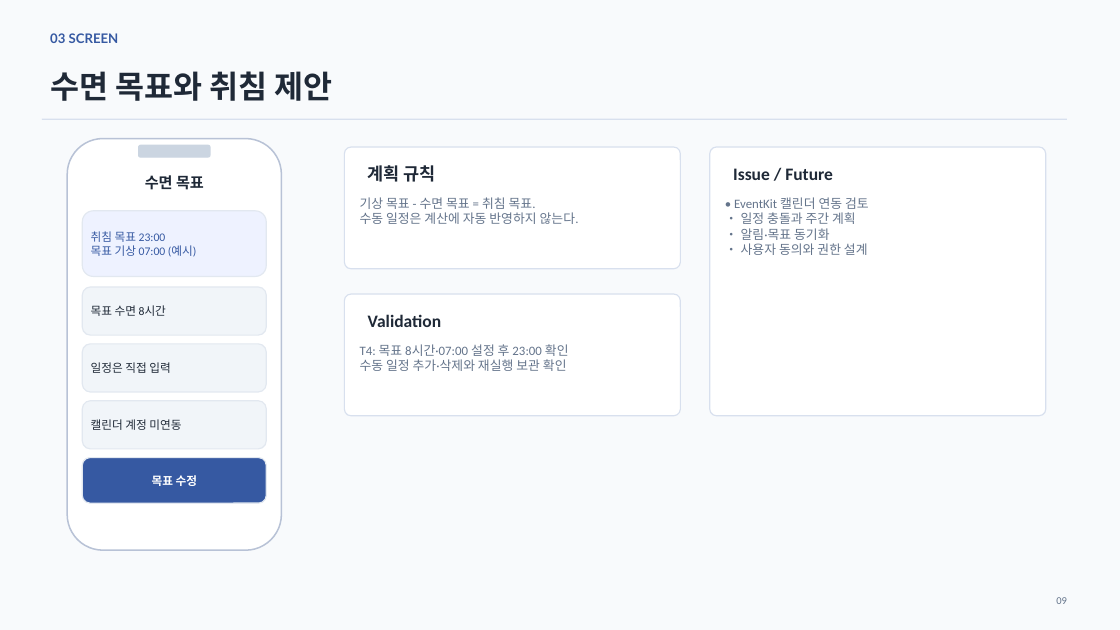
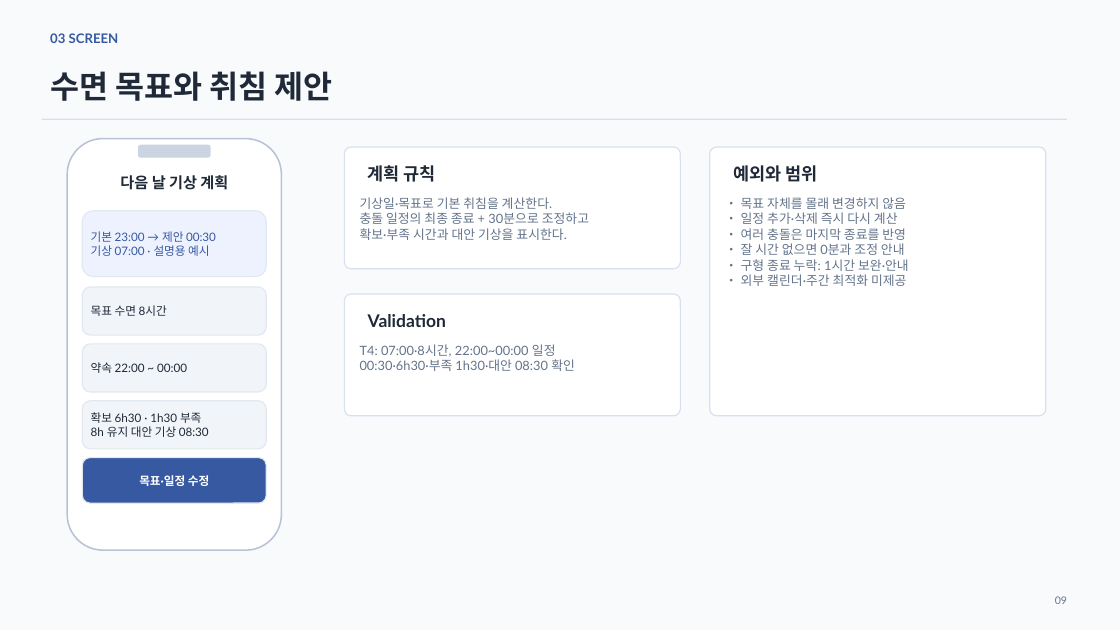
Before and after one commit to JinWoong-Jung/snorlax, a slide deck: slide 9 of 02_Jammanbo_UIUX.pptx. Drawn at 1120x630 pixels with LibreOffice and Linux fonts; fonts in the diff are those of the drawing. Boxes give left, top, right and bottom in pixels: in the first picture for what was removed or moved away, otherwise in the second. Text is boxed around its words. In the diff, an @@ line names an element or a change of style, - is before the commit and + after.

```diff
--- a/02_Jammanbo_UIUX.pptx
+++ b/02_Jammanbo_UIUX.pptx
@@ text at [120,175,228,190]: text changed; font Calibri to Lato @@
-수면 목표
+다음 날 기상 계획
@@ text at [733,165,817,182]: text changed; font Calibri to Lato @@
-Issue / Future
+예외와 범위
@@ text at [360,197,589,240]: text changed; font Calibri to Lato @@
-기상 목표 - 수면 목표 = 취침 목표.
-수동 일정은 계산에 자동 반영하지 않는다.
+기상일·목표로 기본 취침을 계산한다.
+충돌 일정의 최종 종료 + 30분으로 조정하고
+확보·부족 시간과 대안 기상을 표시한다.
@@ text at [741,197,909,286]: text changed; font Calibri to Lato @@
-• EventKit 캘린더 연동 검토
-• 일정 충돌과 주간 계획
-• 알림·목표 동기화
-• 사용자 동의와 권한 설계
+• 목표 자체를 몰래 변경하지 않음
+• 일정 추가·삭제 즉시 다시 계산
+• 여러 충돌은 마지막 종료를 반영
+• 잘 시간 없으면 0분과 조정 안내
+• 구형 종료 누락: 1시간 보완·안내
+• 외부 캘린더·주간 최적화 미제공
@@ text at [91,231,216,256]: text changed; font Calibri to Lato @@
-취침 목표 23:00
-목표 기상 07:00 (예시)
+기본 23:00 → 제안 00:30
+기상 07:00 · 설명용 예시
@@ text at [360,344,575,371]: text changed; font Calibri to Lato @@
-T4: 목표 8시간·07:00 설정 후 23:00 확인
-수동 일정 추가·삭제와 재실행 보관 확인
+T4: 07:00·8시간, 22:00~00:00 일정
+00:30·6h30·부족 1h30·대안 08:30 확인
@@ text at [91,362,187,373]: text changed; font Calibri to Lato @@
-일정은 직접 입력
+약속 22:00 ~ 00:00
@@ text at [91,412,209,437]: text changed; font Calibri to Lato @@
-캘린더 계정 미연동
+확보 6h30 · 1h30 부족
+8h 유지 대안 기상 08:30
@@ text at [139,475,209,486]: text changed; font Calibri to Lato @@
-목표 수정
+목표·일정 수정
@@ font Calibri to Lato in 3 elements at [91,305,167,316], [368,314,446,327], [1055,596,1067,604] @@
```
Also in this commit, not shown: 12 other slides changed, 22 other files.
